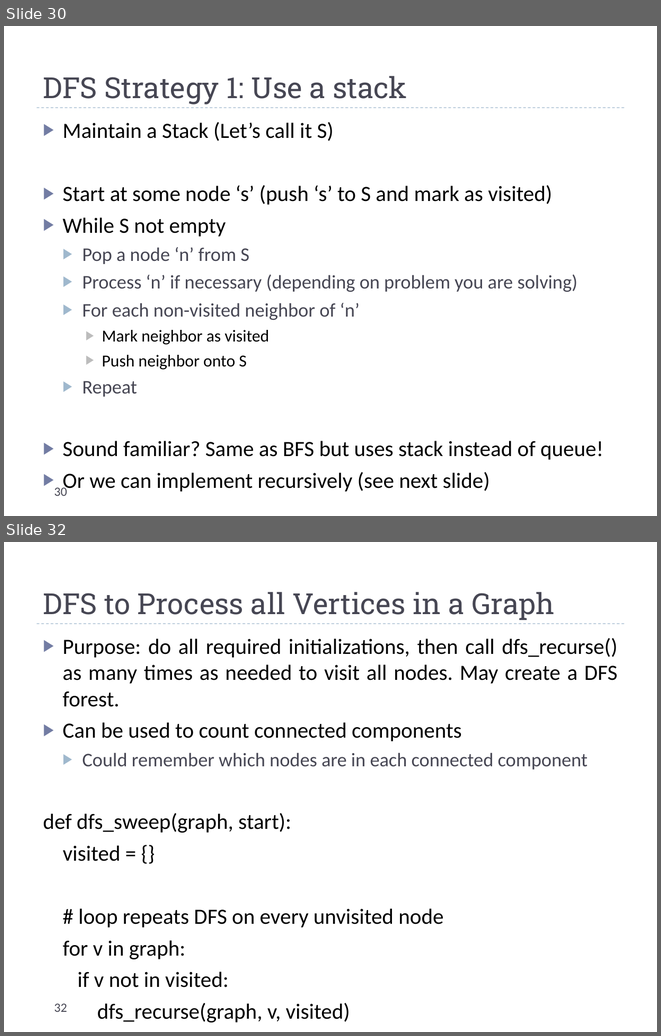
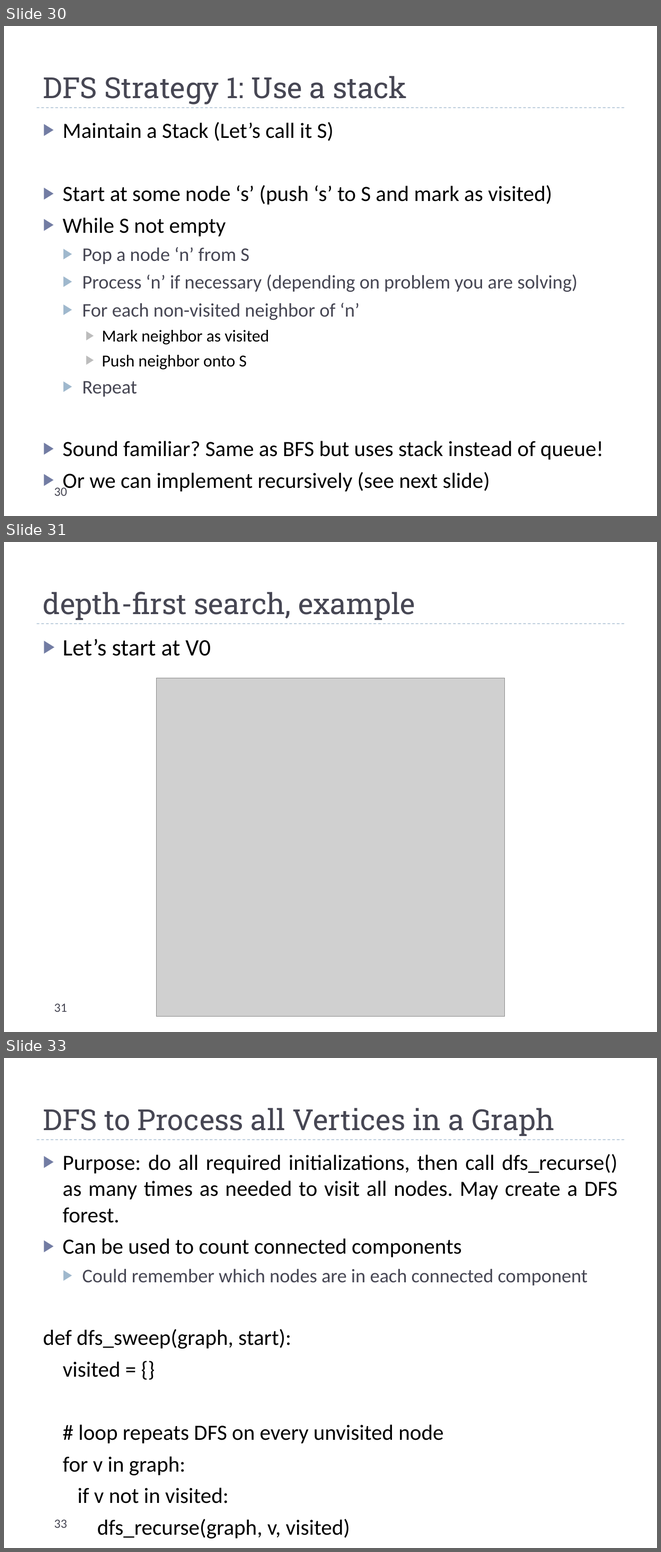
Before and after one commit to markfloryan/dsa2, a slide deck: slides/graphs-basic.pptx. Shown one above the other, each under a label of ours: slides 30 and 32 before the commit, slides 30, 31 and 33 after it; the slides between them are not shown. The pictures are 661x1036 and 661x1552 pixels, drawn with LibreOffice and Linux fonts; fonts in the diff are those of the drawing; grey boxes stand for pictures. Boxes give left, top, right and bottom in pixels: in the first picture for what was removed or moved away, otherwise in the second. Text is boxed around its words. In the diff, an @@ line names an element or a change of style, - is before the commit and + after.

```diff
--- a/slides/graphs-basic.pptx
+++ b/slides/graphs-basic.pptx
@@ slide 31 added at bbox=[4, 542, 657, 1032], background #FFFFFF; not listed: 1 template element that a slide beside it also shows @@
@@ title added at bbox=[43, 591, 415, 620], 32 pt, text #464653 @@
+depth-first search, example
@@ text added at bbox=[63, 639, 211, 656], 26 pt, text #000000 @@
+▶ Let’s start at V0
@@ picture added at bbox=[156, 678, 504, 1016] @@
@@ page number added at bbox=[54, 1003, 67, 1012], 14 pt, text #464653 @@
+31
@@ what was slide 32 is now slide 33 @@
@@ page number at bbox=[54, 1519, 67, 1528]: text changed @@
-32
+33
```
Also in this commit, not shown: 3 slides changed, 1 other file.
